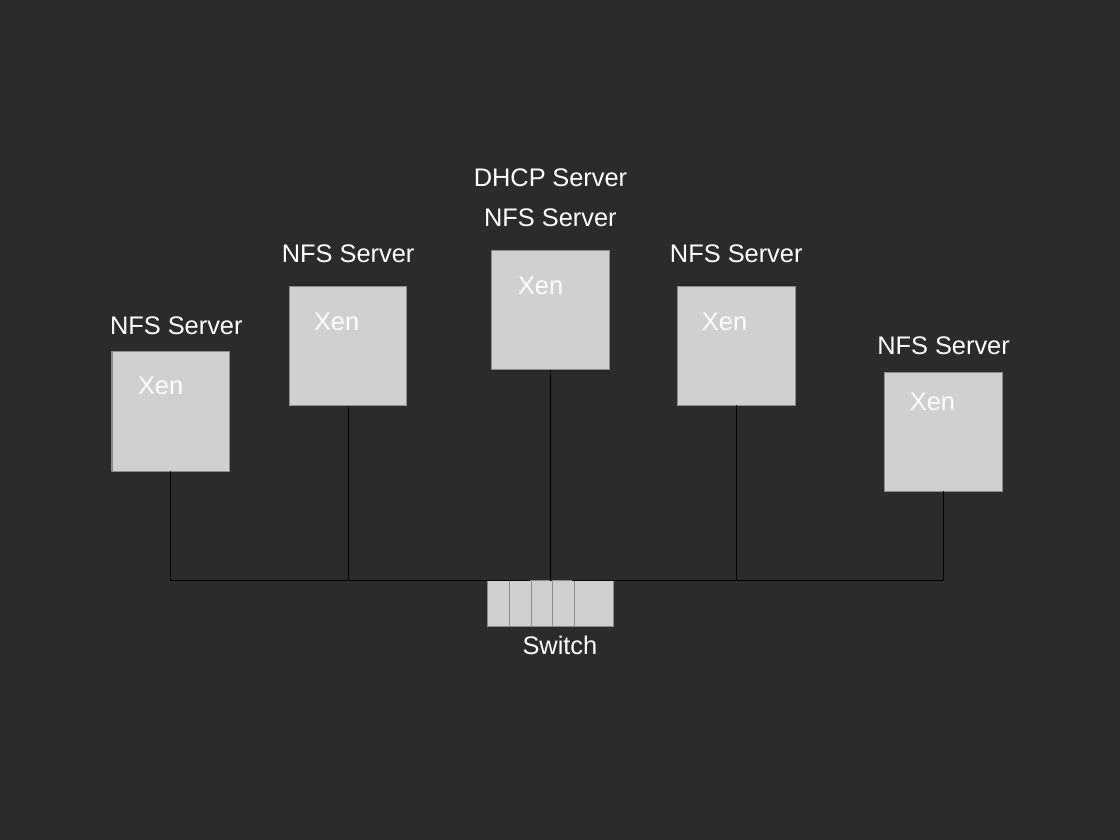
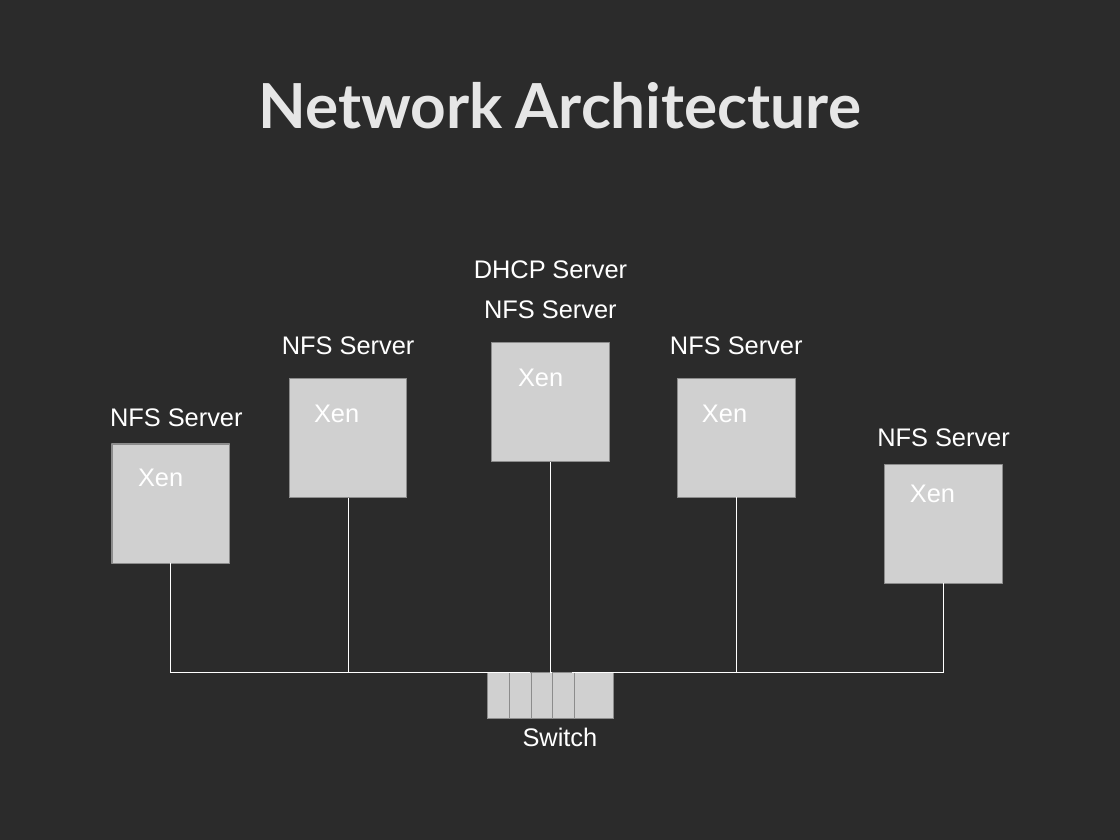
Before and after one commit to mgiorgino/xen-attitune, a slide deck: slide 7 of Docs/goals_and_advancement.odp. Drawn at 1120x840 pixels with LibreOffice and Linux fonts; fonts in the diff are those of the drawing; grey boxes stand for pictures; background and template pictures are left out; a plain dark background stands for a picture behind light text. Boxes give left, top, right and bottom in pixels: in the first picture for what was removed or moved away, otherwise in the second. Text is boxed around its words. In the diff, an @@ line names an element or a change of style, - is before the commit and + after.

Commit message:
Revision 114 du slide

```diff
--- a/Docs/goals_and_advancement.odp
+++ b/Docs/goals_and_advancement.odp
@@ title added at (x1=259, y1=82, x2=862, y2=129), 44 pt, text #E6E6E6, bold @@
+Network Architecture
@@ 10 pictures, 9 texts, 5 elbow lines moved together from (x1=110, y1=168, x2=1003, y2=627) to (x1=110, y1=260, x2=1003, y2=719) @@
@@ elbow line (552, 672) - (551, 462): stroke #000000 0 pt to #FFFFFF 0 pt @@
@@ 3 texts moved together from (x1=523, y1=336, x2=1010, y2=655) to (x1=523, y1=428, x2=1010, y2=747) @@
@@ elbow line (530, 672) - (349, 498): stroke #000000 0 pt to #FFFFFF 0 pt @@
@@ elbow line (572, 672) - (737, 498): stroke #000000 0 pt to #FFFFFF 0 pt @@
@@ elbow line (507, 672) - (171, 564): stroke #000000 0 pt to #FFFFFF 0 pt @@
@@ elbow line (595, 672) - (944, 584): stroke #000000 0 pt to #FFFFFF 0 pt @@
```
Also in this commit, not shown: 6 other slides changed.
